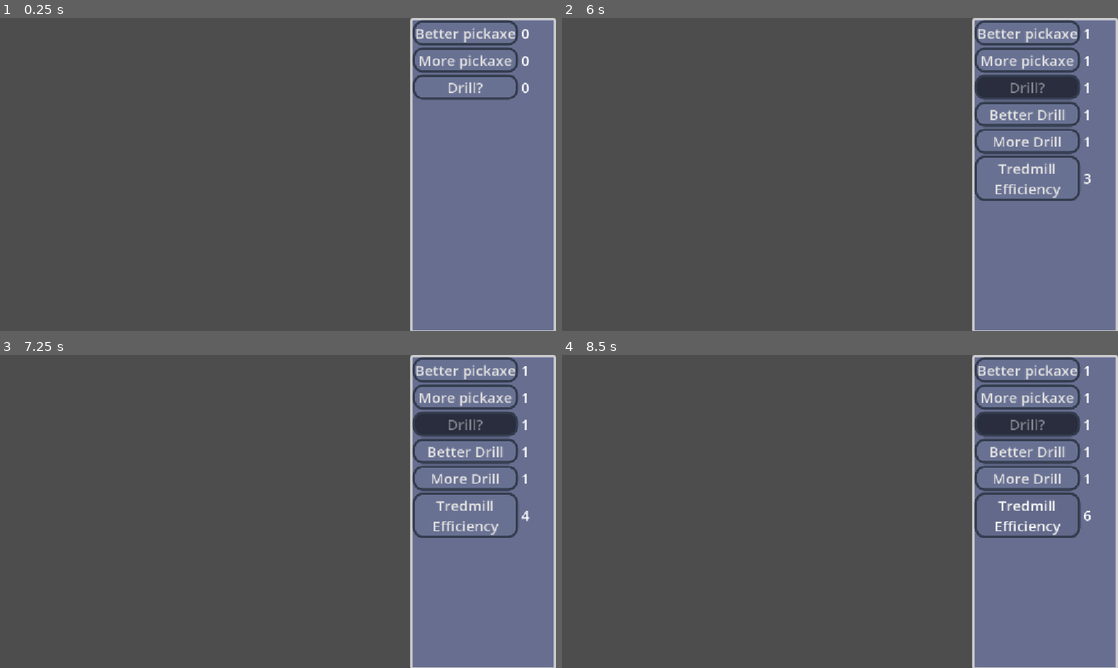
Above: before the commit, frames 1-4 (two rows, left to right).
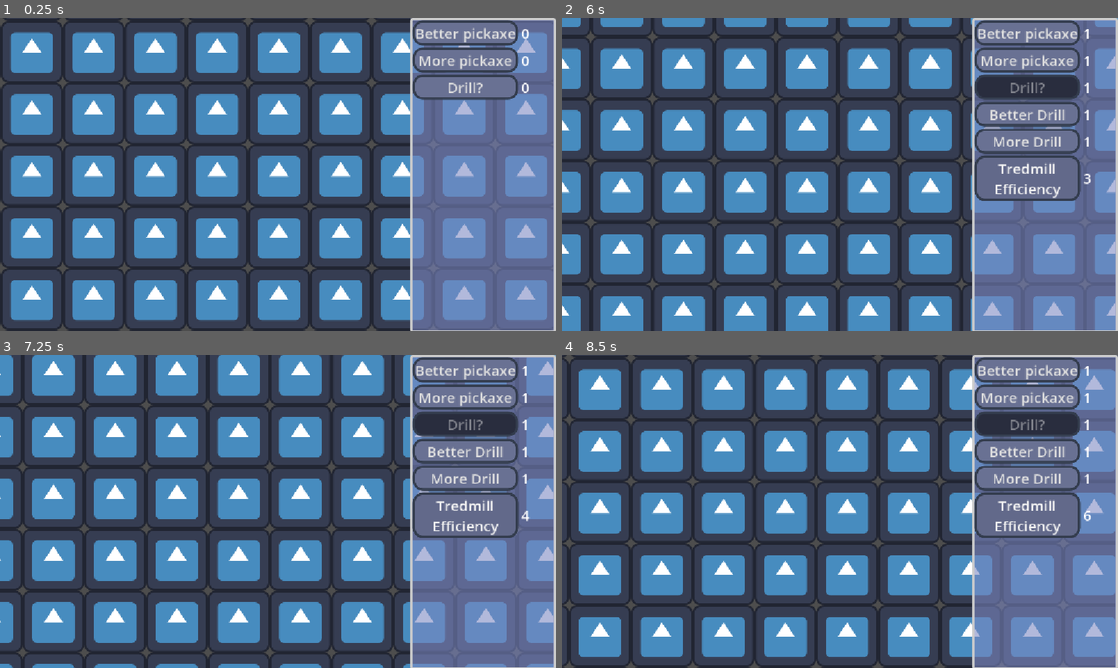
Above: after the commit, the same moments.

Repository: L99proof/jame-gam-game
Game: Godot game, scene res://world.tscn
Same seed, same stepped clock (60 frames per second), same inputs: the game is played once before the commit and once after it. The engine's default icon, where the game draws it, is replaced by a stand-in: a white triangle on a blue panel in a dark square.
Inputs (mouse positions are in pixels of both pictures, inside the frame that each line leads up to):
- Up to frame 1 (0.25 s): no input
- Up to frame 2 (6 s): click "Better pickaxe" at 0.5 s; click "More pickaxe" at 1.25 s; click "Drill?" at 2 s; click "Better Drill" at 2.75 s; click "More Drill" at 3.5 s; click "Tredmill Efficiency" at 4.25 s; tap Enter at 5 s; move the mouse to (962, 158) at 5.02 s; hold Right 5.03-5.75 s; tap Alt at 5.1 s; click (962, 158) at 5.17 s; tap Space at 5.75 s; drag from (728, 190) to (812, 237) at 5.77 s
- Up to frame 3 (7.25 s): tap Enter at 6.5 s; move the mouse to (333, 442) at 6.52 s; hold Right from 6.53 s (still down); tap Alt at 6.6 s; click (333, 442) at 6.67 s
- Up to frame 4 (8.5 s): release Right at 7.25 s; tap Space at 7.25 s; drag from (812, 574) to (673, 464) at 7.27 s; tap Enter at 8 s; move the mouse to (1006, 558) at 8.02 s; hold Left from 8.03 s (still down); tap Alt at 8.1 s; click (1006, 558) at 8.17 s

The runs differ from the first frame. In frame 1, 53% of the frame differs, in the area x 0-99%, y 0-100%; in frame 2, 49%; in frame 3, 50%; in frame 4, 50%.

Commit message:
Add mouse drag camera movement

Diff:
--- /dev/null
+++ b/cameramove.gd
@@ -0,0 +1,29 @@
+extends Camera2D
+
+var clicknotclick = 0
+var clicknotclickpos = 0
+var clickmovepos = 0
+var movement = 0
+var movementx =0
+var movementy = 0
+var drag = 0
+# Called when the node enters the scene tree for the first time.
+func _ready():
+	pass # Replace with function body.
+
+
+# Called every frame. 'delta' is the elapsed time since the previous frame.
+func _process(delta):
+	pass
+
+func _input(event):
+	if event is InputEventMouseButton:
+		if event.button_index == MOUSE_BUTTON_LEFT:
+			drag = event.pressed
+	if event is InputEventMouseMotion and drag:
+		move_local_x(-event.relative.x)
+		move_local_y(-event.relative.y)
+
+		#print("Mouse Motion at: ", event.position)
+	## Print the size of the viewport.
+		#print("Viewport Resolution is: ", get_viewport().get_visible_rect().size)
--- a/project.godot
+++ b/project.godot
@@ -24,6 +24,11 @@
 window/stretch/mode="canvas_items"
 window/stretch/aspect="expand"
 
+[editor]
+
+version_control/plugin_name="GitPlugin"
+version_control/autoload_on_startup=true
+
 [editor_plugins]
 
 enabled=PackedStringArray("res://addons/godot_super-wakatime/plugin.cfg")
--- a/world.tscn
+++ b/world.tscn
@@ -1,10 +1,21 @@
 [gd_scene format=3 uid="uid://ckavqb25bdaul"]
 
 [ext_resource type="PackedScene" uid="uid://djf7keuxeyyoh" path="res://scenes/ui.tscn" id="1_f3sb7"]
+[ext_resource type="Texture2D" uid="uid://4q335xxs2p" path="res://sprites/icon.svg" id="1_fj7yv"]
+[ext_resource type="Script" uid="uid://dhle5ahad4cse" path="res://cameramove.gd" id="2_tlwt5"]
 
 [node name="World" type="Node2D" unique_id=2085603094]
 
+[node name="TextureRect" type="TextureRect" parent="." unique_id=1830423451]
+offset_left = -1214.0
+offset_top = -830.0
+offset_right = 1413.0
+offset_bottom = 966.0
+texture = ExtResource("1_fj7yv")
+stretch_mode = 1
+
 [node name="Camera2D" type="Camera2D" parent="." unique_id=1013682925]
+script = ExtResource("2_tlwt5")
 
 [node name="UI" parent="Camera2D" unique_id=464854239 instance=ExtResource("1_f3sb7")]
 offset_left = 274.0
Not shown, added: cameramove.gd.uid
